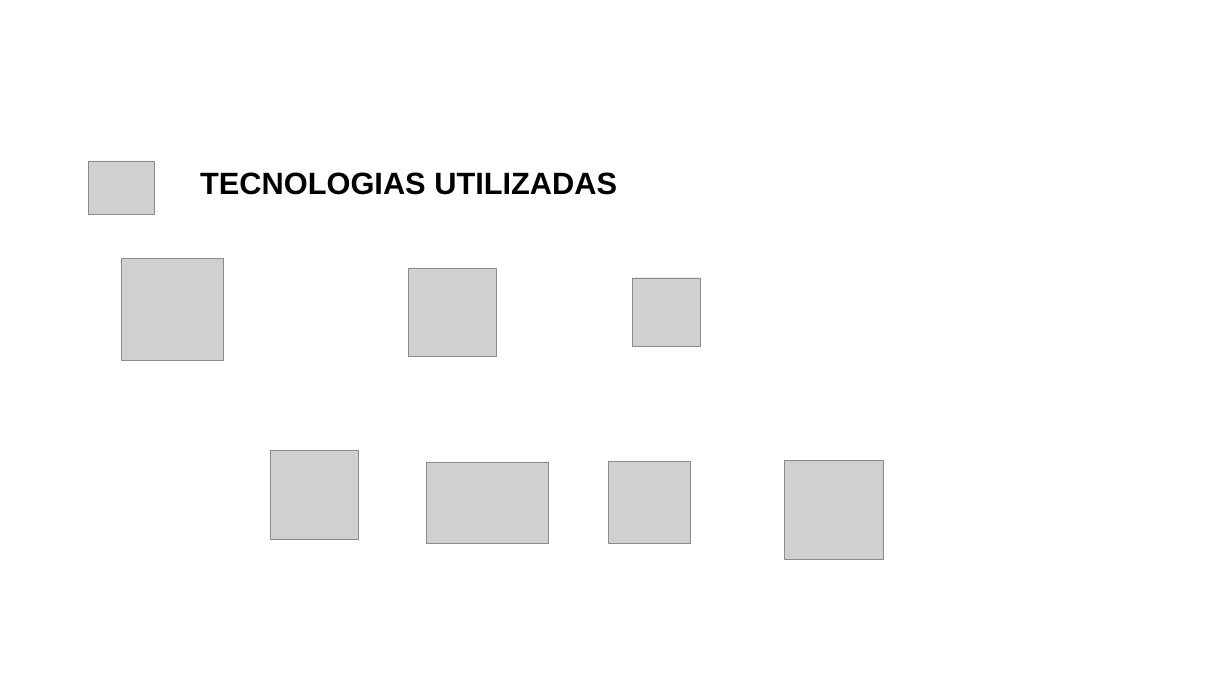
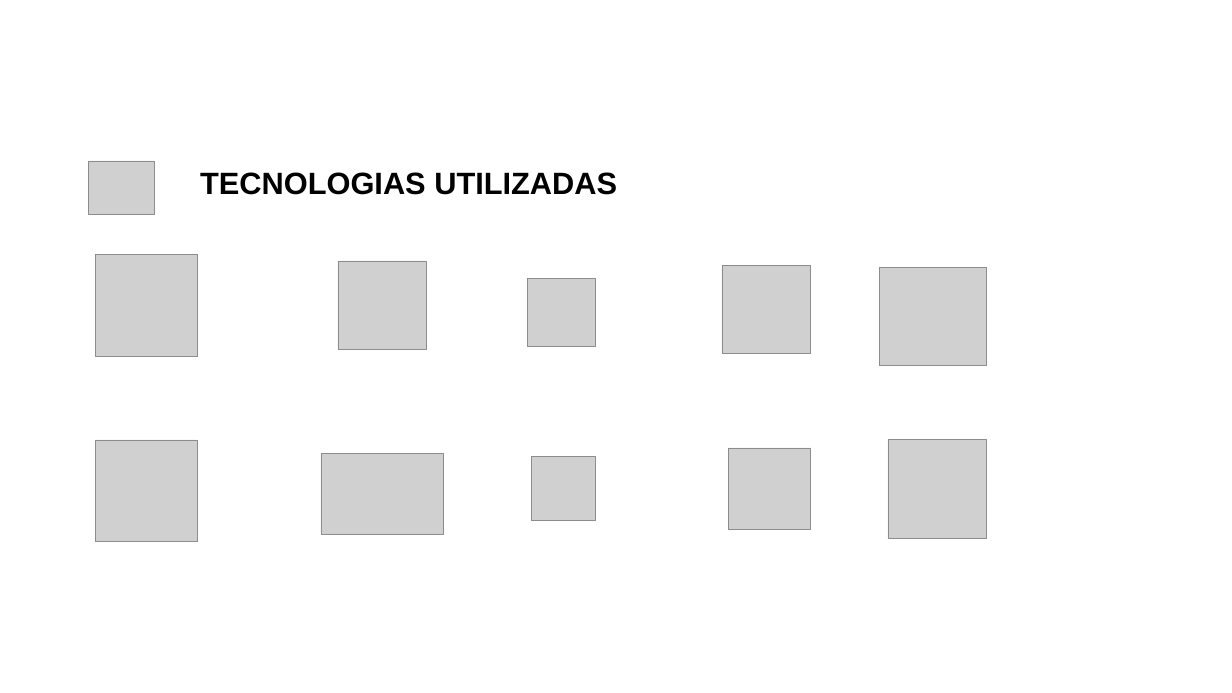
Before and after one commit to JoseAlfredo-afk/ElderConnect, a slide deck: slide 7 of Apresentacao/Faitec_2026_EldeConnect-Rev.pptx. Drawn at 1232x693 pixels with LibreOffice and Linux fonts; fonts in the diff are those of the drawing; grey boxes stand for pictures; background and template pictures are left out. Boxes give left, top, right and bottom in pixels: in the first picture for what was removed or moved away, otherwise in the second. Text is boxed around its words. In the diff, an @@ line names an element or a change of style, - is before the commit and + after.

```diff
--- a/Apresentacao/Faitec_2026_EldeConnect-Rev.pptx
+++ b/Apresentacao/Faitec_2026_EldeConnect-Rev.pptx
@@ picture: place and size @@
-picture at [121, 258, 223, 360]
+picture at [96, 254, 197, 356]
@@ picture: place and size @@
-picture at [408, 268, 496, 356]
+picture at [338, 261, 426, 349]
@@ picture: place and size @@
-picture at [270, 450, 359, 539]
+picture at [722, 265, 810, 354]
@@ picture added at [879, 267, 986, 365] @@
@@ picture: place and size @@
-picture at [632, 278, 700, 346]
+picture at [527, 278, 595, 346]
@@ picture added at [96, 440, 197, 541] @@
@@ picture: place and size @@
-picture at [608, 461, 690, 543]
+picture at [728, 448, 810, 529]
@@ picture: place and size @@
-picture at [784, 461, 883, 559]
+picture at [888, 440, 987, 539]
@@ picture: place and size @@
-picture at [426, 462, 549, 543]
+picture at [321, 453, 443, 534]
@@ picture added at [531, 456, 595, 521] @@
```
Also in this commit, not shown: 8 other slides changed, 2 other files.
